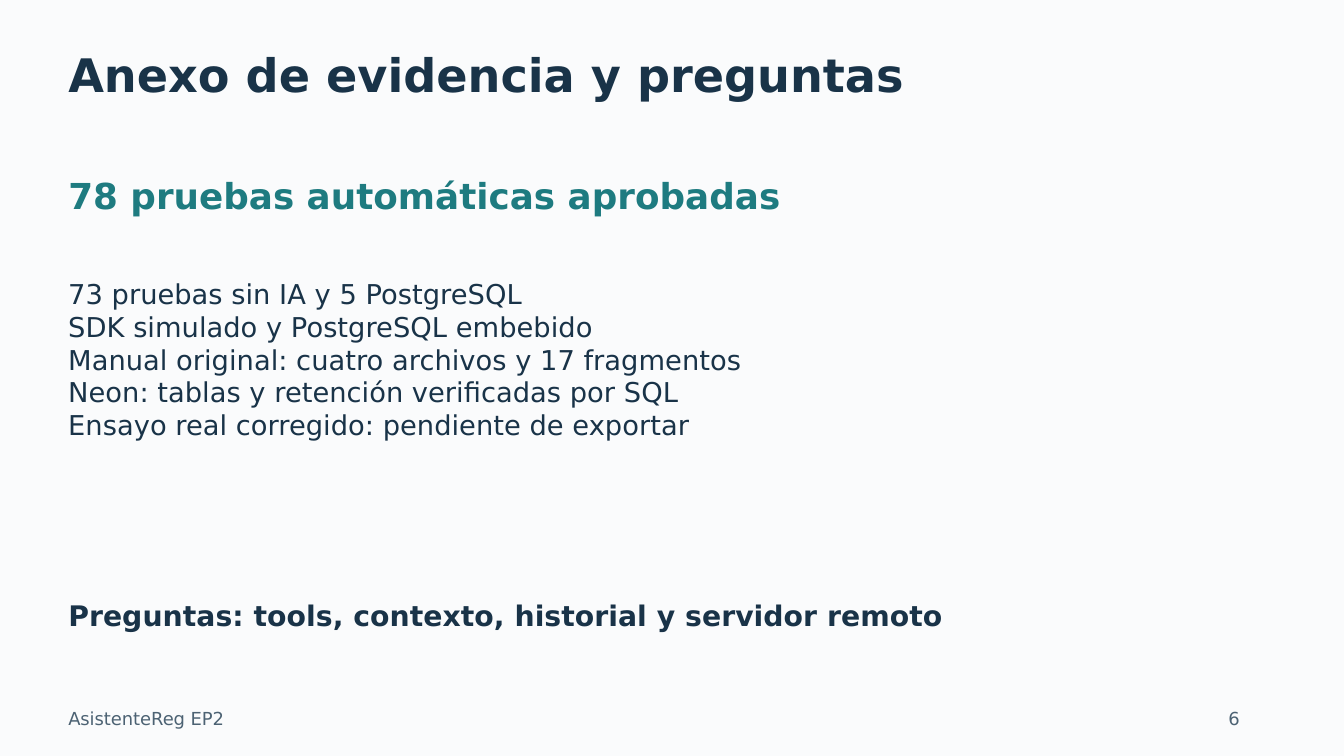
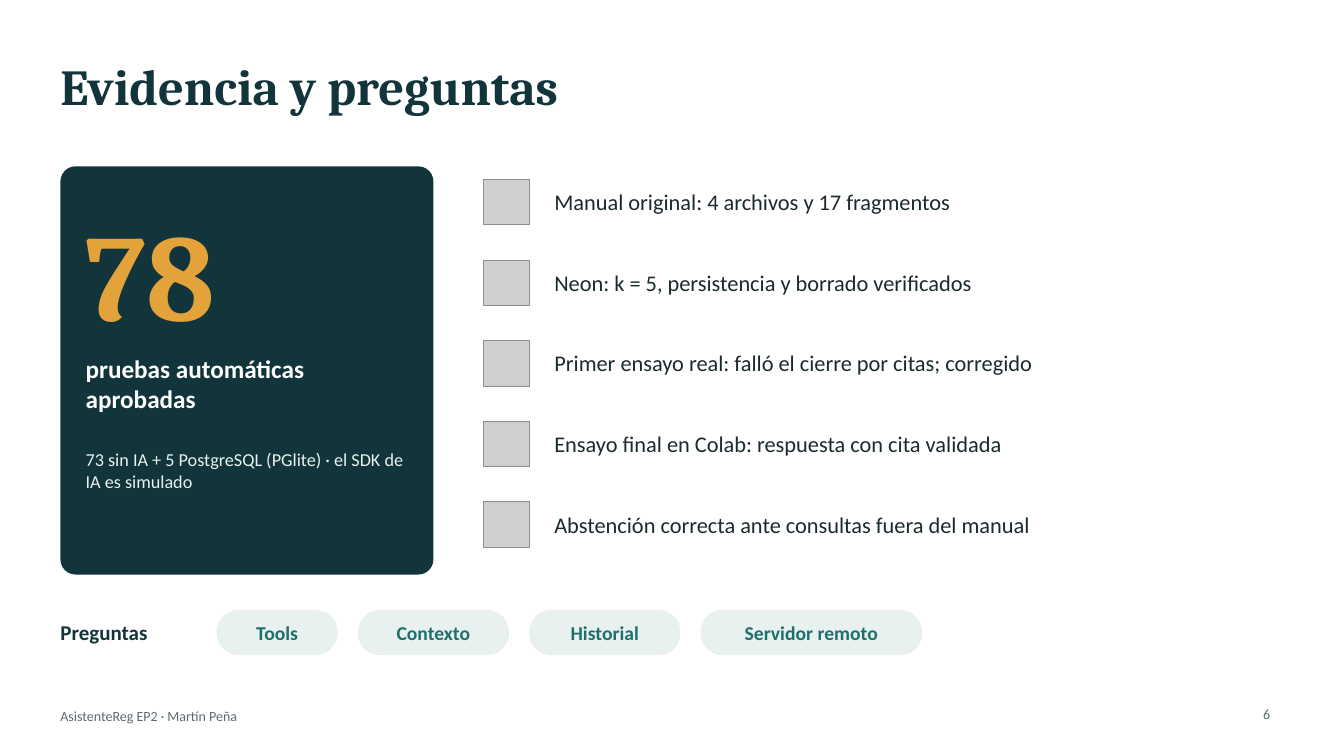
Before and after one commit to Martinignaciiooo/soluciones_ia_asistente_rag_v2, a slide deck: slide 6 of entrega/Presentacion_AsistenteReg_EP2.pptx. Drawn at 1344x756 pixels with LibreOffice and Linux fonts; fonts in the diff are those of the drawing; grey boxes stand for pictures. Boxes give left, top, right and bottom in pixels: in the first picture for what was removed or moved away, otherwise in the second. Text is boxed around its words. In the diff, an @@ line names an element or a change of style, - is before the commit and + after.

Commit message:
Version final EP2: informe, presentacion, evidencia de Colab y README

```diff
--- a/entrega/Presentacion_AsistenteReg_EP2.pptx
+++ b/entrega/Presentacion_AsistenteReg_EP2.pptx
@@ background #FAFBFC to #FFFFFF @@
@@ title "Evidencia y preguntas" at (60,70,558,116): vertical alignment top to middle @@
@@ title at (60,70,558,116): text changed; size 33 to 36 pt; font DejaVu Sans to Cambria; text colour #193348 to #12343B @@
-Anexo de evidencia y preguntas
+Evidencia y preguntas
@@ rounded rectangle added at (60,166,434,575), fill #12343B @@
@@ picture added at (484,179,529,225) @@
@@ text "78" at (86,237,215,322): vertical alignment top to middle @@
@@ text added at (554,194,950,214), 16 pt, text #1B2A2F @@
+Manual original: 4 archivos y 17 fragmentos
@@ text at (86,237,215,322): text changed; size 25.5 to 88 pt; font DejaVu Sans to Cambria; text colour #1E7B80 to #E3A33A @@
-78 pruebas automáticas aprobadas
+78
@@ picture added at (484,260,529,306) @@
@@ text added at (554,275,971,295), 16 pt, text #1B2A2F @@
+Neon: k = 5, persistencia y borrado verificados
@@ picture added at (484,341,529,386) @@
@@ text added at (554,355,1032,375), 16 pt, text #1B2A2F @@
+Primer ensayo real: falló el cierre por citas; corregido
@@ text at (86,360,304,412): text changed; size 19.5 to 18 pt; font DejaVu Sans to Calibri; text colour #193348 to #FFFFFF; bold on @@
-73 pruebas sin IA y 5 PostgreSQL
-SDK simulado y PostgreSQL embebido
-Manual original: cuatro archivos y 17 fragmentos
-Neon: tablas y retención verificadas por SQL
-Ensayo real corregido: pendiente de exportar
+pruebas automáticas aprobadas
@@ picture added at (484,421,529,467) @@
@@ text added at (554,436,1002,456), 16 pt, text #1B2A2F @@
+Ensayo final en Colab: respuesta con cita validada
@@ text added at (86,453,404,488), 13 pt, text #E8F1EF @@
+73 sin IA + 5 PostgreSQL (PGlite) · el SDK de IA es simulado
@@ picture added at (484,502,529,547) @@
@@ text added at (554,517,1030,533), 16 pt, text #1B2A2F @@
+Abstención correcta ante consultas fuera del manual
@@ text added at (60,626,147,644), 15 pt, text #12343B, bold @@
+Preguntas
@@ text removed at (68,604,942,632) @@
-Preguntas: tools, contexto, historial y servidor remoto
@@ rounded rectangle added at (217,610,338,655), fill #E8F1EF @@
@@ text added at (256,626,298,640), 14 pt, text #1F6F6B, bold @@
+Tools
@@ rounded rectangle added at (358,610,509,655), fill #E8F1EF @@
@@ text added at (397,627,471,640), 14 pt, text #1F6F6B, bold @@
+Contexto
@@ rounded rectangle added at (529,610,681,655), fill #E8F1EF @@
@@ text added at (571,626,639,640), 14 pt, text #1F6F6B, bold @@
+Historial
@@ rounded rectangle added at (701,610,923,655), fill #E8F1EF @@
@@ text added at (745,626,878,640), 14 pt, text #1F6F6B, bold @@
+Servidor remoto
@@ text added at (60,711,237,724), 10 pt, text #5B6B70 @@
+AsistenteReg EP2 · Martín Peña
@@ text removed at (68,711,224,729) @@
-AsistenteReg EP2
@@ page number: place and size @@
-page number at (1228,711,1239,725)
+page number at (1263,709,1270,719)
@@ page number at (1263,709,1270,719): size 12.8 to 10 pt, font DejaVu Sans to Calibri, text colour #4C6273 to #5B6B70; alignment left to right @@
```
Also in this commit, not shown: 3 other slides changed, 2 slides added, 2 slides removed, 18 other files.
